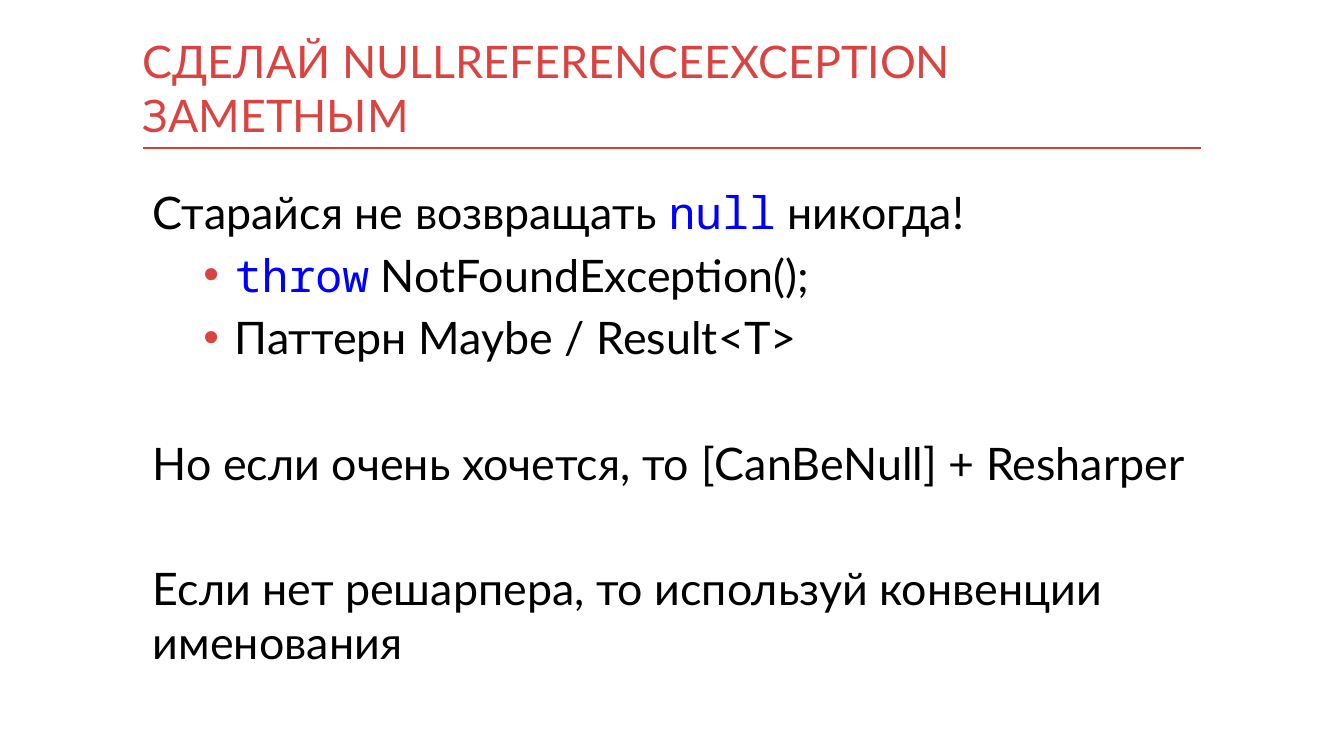
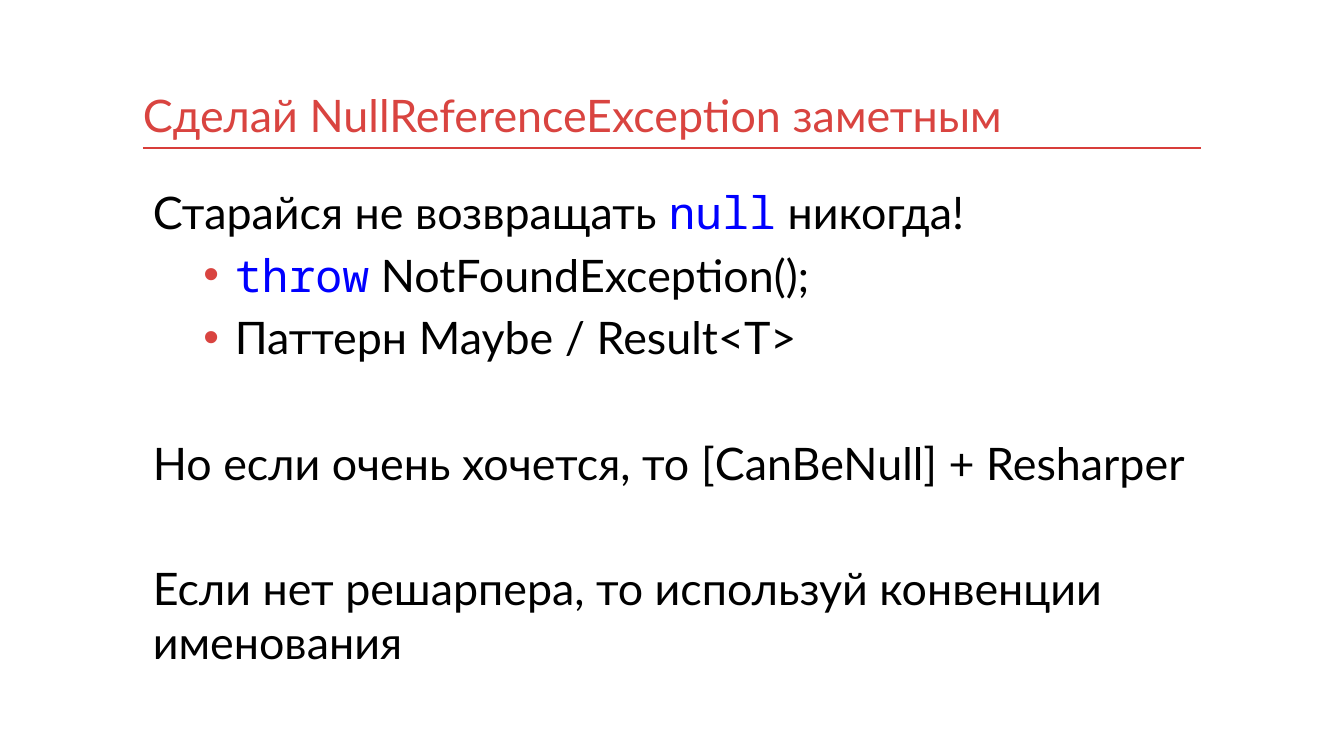
Before and after one commit to kontur-courses/exceptions, a slide deck: slide 7 of exceptions.pptx. Drawn at 1344x756 pixels with LibreOffice and Linux fonts; fonts in the diff are those of the drawing. Boxes give left, top, right and bottom in pixels: in the first picture for what was removed or moved away, otherwise in the second. Text is boxed around its words. In the diff, an @@ line names an element or a change of style, - is before the commit and + after.

```diff
--- a/exceptions.pptx
+++ b/exceptions.pptx
@@ title at (143, 99, 1002, 140): text changed @@
-СДЕЛАЙ NULLREFERENCEEXCEPTION ЗАМЕТНЫМ
+Сделай NullReferenceException заметным
```
Also in this commit, not shown: 37 other slides changed, 2 slides added, 3 slides removed.
